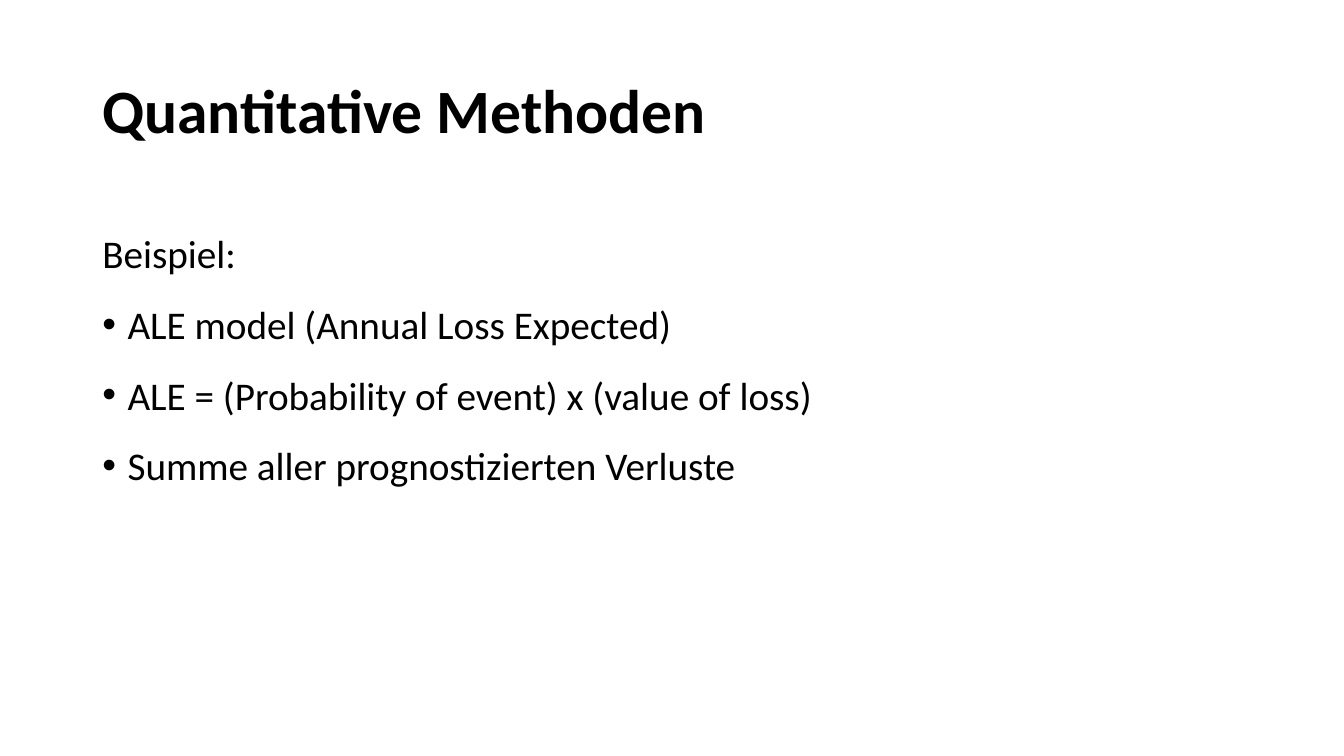
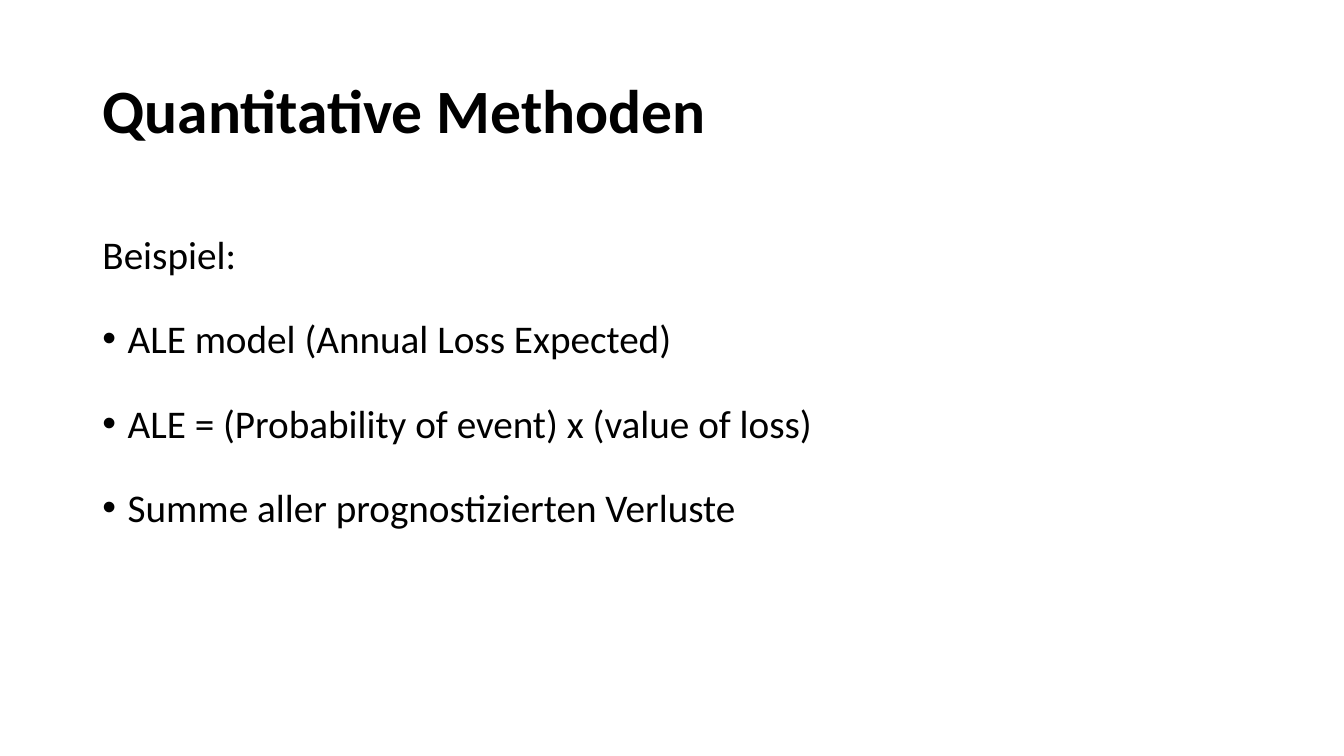
Before and after one commit to LennartDuemke/Sicherheit, a slide deck: slide 29 of Risikomanagement.pptx. Drawn at 1344x756 pixels with LibreOffice and Linux fonts; fonts in the diff are those of the drawing. Boxes give left, top, right and bottom in pixels: in the first picture for what was removed or moved away, otherwise in the second. Text is boxed around its words. In the diff, an @@ line names an element or a change of style, - is before the commit and + after.

```diff
--- a/Risikomanagement.pptx
+++ b/Risikomanagement.pptx
@@ text "Beispiel:" at (x1=102, y1=241, x2=812, y2=529): more space between paragraphs @@
```
Also in this commit, not shown: 47 other slides changed, 1 slide removed.
